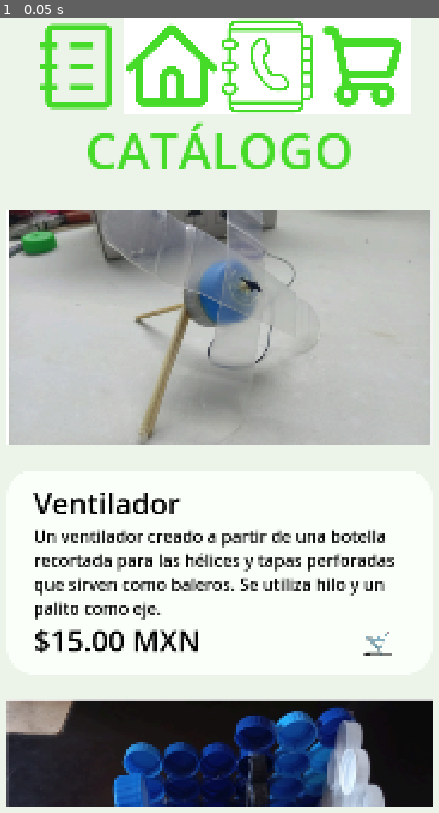
Above: before the commit, frame 1.
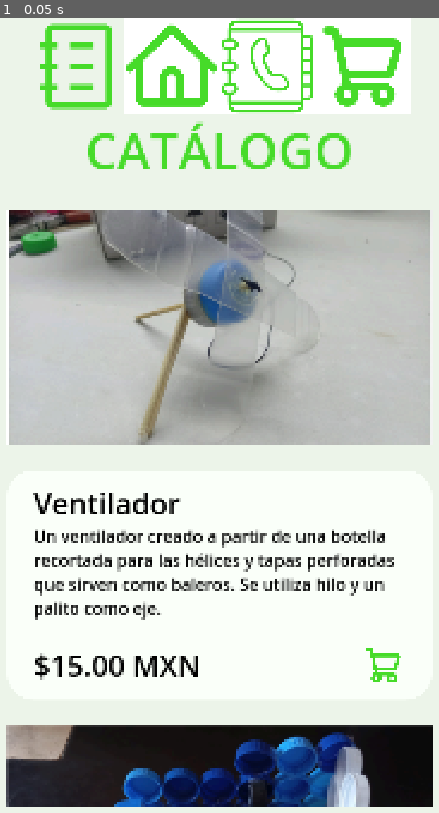
Above: after the commit, the same moment.

Repository: mike7d7/progra-6
Game: Godot game, scene res://control.tscn
Same seed, same stepped clock (60 frames per second), same inputs: the game is played once before the commit and once after it.
Inputs:
- Up to frame 1 (0.05 s): no input

The runs differ from the first frame. In frame 1, 8.6% of the frame differs, in the area x 1-99%, y 76-100%.

Commit message:
change shopping cart emoji for an svg icon

Diff:
--- a/paginas/catalogo.tscn
+++ b/paginas/catalogo.tscn
@@ -51,9 +51,11 @@
 bbcode_enabled = true
 text = "[left][font_size=70]Ventilador[/font_size][/left]
 Un ventilador creado a partir de una botella recortada para las hélices y tapas perforadas que sirven como baleros. Se utiliza hilo y un palito como eje.
-[font_size=70]$15.00 MXN										[url=num_prod][b]🛒[/b][/url][/font_size]
+
+[font_size=70]$15.00 MXN										[url=num_prod][img=100]assets/shopping-cart-01-svgrepo-com.svg[/img][/url][/font_size]
 "
 fit_content = true
+meta_underlined = false
 
 [node name="TextureRect2" type="TextureRect" parent="VBoxContainer"]
 layout_mode = 2
@@ -69,8 +71,9 @@
 bbcode_enabled = true
 text = "[left][font_size=70]Organizador Tipo Lapicero[/font_size][/left]
 Un organizador para lápices hecho con tapas, silicón, cartón y fomi. Se crean paredes con las tapas y una base de cartón cubierta con fomi.
-[font_size=70]$15.00 MXN										[url=num_prod][b]🛒[/b][/url][/font_size]"
+[font_size=70]$15.00 MXN										[url=num_prod][img=100]assets/shopping-cart-01-svgrepo-com.svg[/img][/url][/font_size]"
 fit_content = true
+meta_underlined = false
 
 [node name="TextureRect3" type="TextureRect" parent="VBoxContainer"]
 layout_mode = 2
@@ -86,8 +89,9 @@
 bbcode_enabled = true
 text = "[left][font_size=70]Llavero[/font_size][/left]
 Llaveros hechos fundiendo tapas de plástico. Se reúnen tapas, se colocan entre papel para hornear y se calientan con una plancha para fundirlas y darles forma. Luego se pulen y se les añade el hilo o argolla
-[font_size=70]$15.00 MXN										[url=num_prod][b]🛒[/b][/url][/font_size]"
+[font_size=70]$15.00 MXN										[url=num_prod][img=100]assets/shopping-cart-01-svgrepo-com.svg[/img][/url][/font_size]"
 fit_content = true
+meta_underlined = false
 
 [node name="TextureRect4" type="TextureRect" parent="VBoxContainer"]
 layout_mode = 2
@@ -103,8 +107,9 @@
 bbcode_enabled = true
 text = "[left][font_size=70]Pantalla de Lámpara[/font_size][/left]
 Una pantalla para lámpara elaborada pegando tapas de plástico siguiendo la forma de un molde.
-[font_size=70]$15.00 MXN										[url=num_prod][b]🛒[/b][/url][/font_size]"
+[font_size=70]$15.00 MXN										[url=num_prod][img=100]assets/shopping-cart-01-svgrepo-com.svg[/img][/url][/font_size]"
 fit_content = true
+meta_underlined = false
 
 [node name="TextureRect5" type="TextureRect" parent="VBoxContainer"]
 layout_mode = 2
@@ -120,8 +125,9 @@
 bbcode_enabled = true
 text = "[left][font_size=70]Organizador de Cepillos de Dientes[/font_size][/left]
 Un organizador para cepillos de dientes hecho con dos bocas de botella, un pedazo de tubo (posiblemente PVC) y 14 tapas. Las bocas de botella se colocan en los extremos del tubo y se pegan tapas perforadas para sostener los cepillos.
-[font_size=70]$15.00 MXN										[url=num_prod][b]🛒[/b][/url][/font_size]"
+[font_size=70]$15.00 MXN										[url=num_prod][img=100]assets/shopping-cart-01-svgrepo-com.svg[/img][/url][/font_size]"
 fit_content = true
+meta_underlined = false
 
 [node name="TextureRect6" type="TextureRect" parent="VBoxContainer"]
 layout_mode = 2
@@ -137,5 +143,6 @@
 bbcode_enabled = true
 text = "[left][font_size=70]Portavasos[/font_size][/left]
 Portavasos creados lavando y secando taparroscas, luego ordenándolas en forma de flor entre papel para hornear y derritiéndolas con una plancha para moldearlas. Finalmente, se endurecen con agua.
-[font_size=70]$15.00 MXN										[url=num_prod][b]🛒[/b][/url][/font_size]"
+[font_size=70]$15.00 MXN										[url=num_prod][img=100]assets/shopping-cart-01-svgrepo-com.svg[/img][/url][/font_size]"
 fit_content = true
+meta_underlined = false
